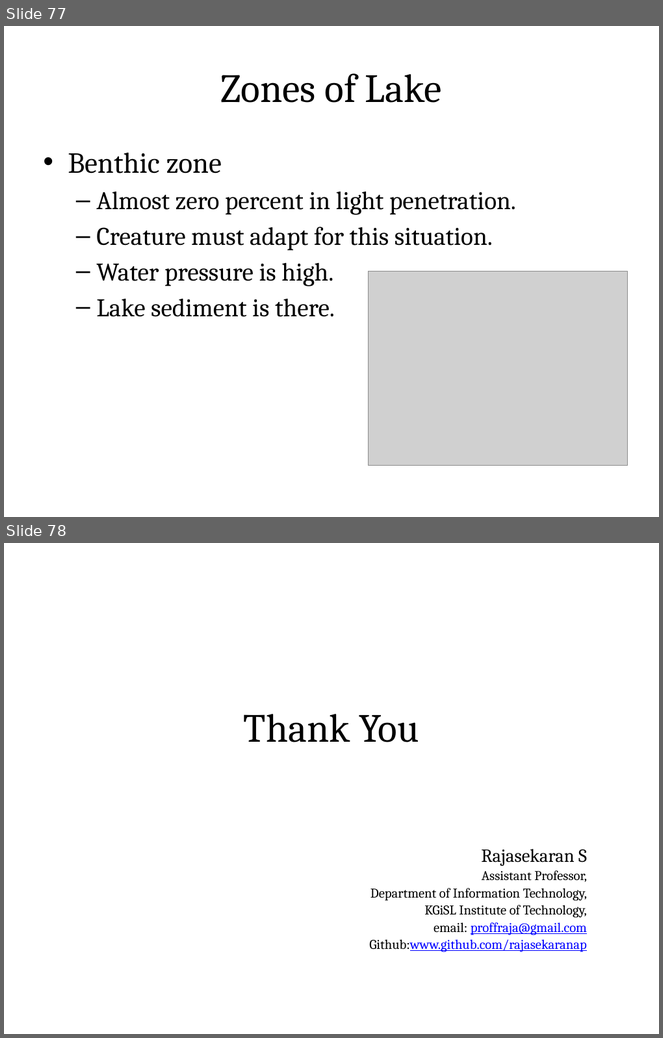
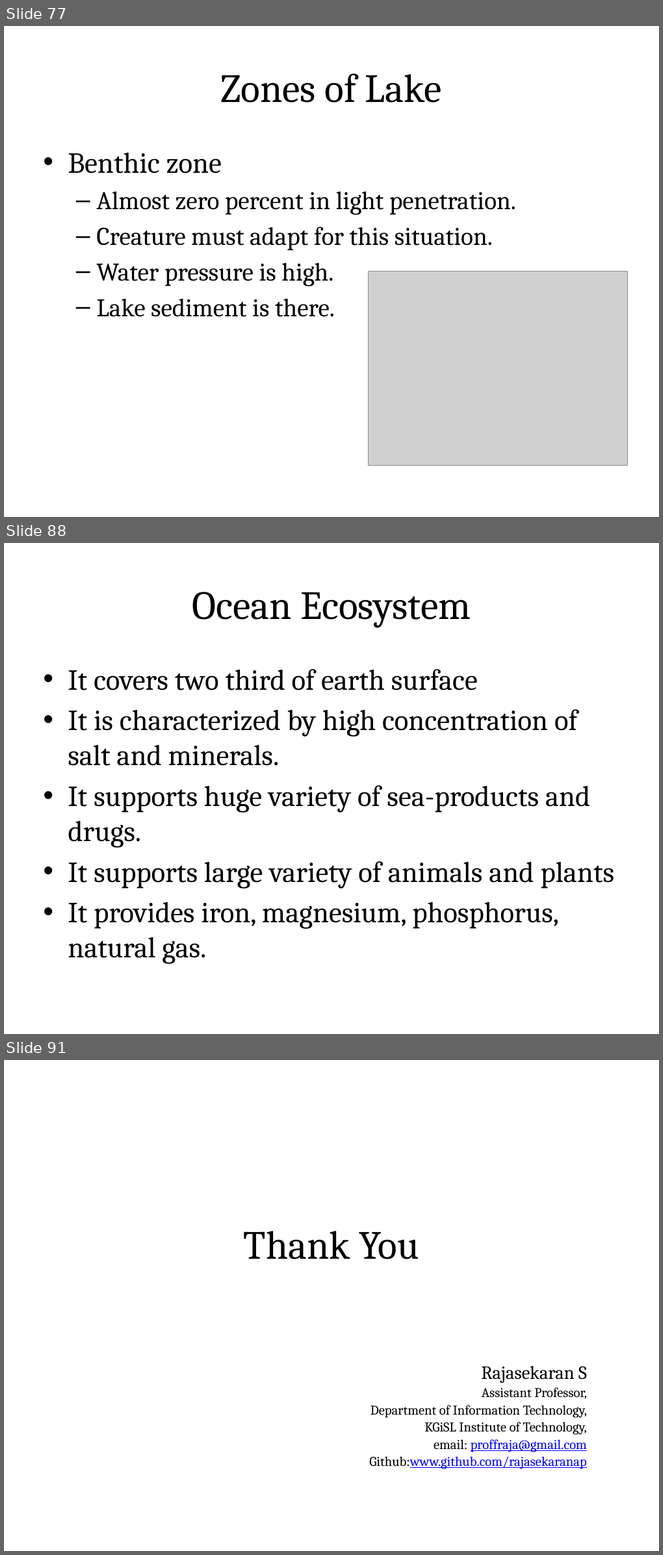
Before and after one commit to rajasekaran36/GE8291-Environmental-Science-and-Engineering, a slide deck: Slides/GE8291-U1.pptx. Shown one above the other, each under a label of ours: slides 77 and 78 before the commit, slides 77, 88 and 91 after it; the slides between them are not shown. The pictures are 663x1038 and 663x1555 pixels, drawn with LibreOffice and Linux fonts; fonts in the diff are those of the drawing; grey boxes stand for pictures. Boxes give left, top, right and bottom in pixels: in the first picture for what was removed or moved away, otherwise in the second. Text is boxed around its words. In the diff, an @@ line names an element or a change of style, - is before the commit and + after.

```diff
--- a/Slides/GE8291-U1.pptx
+++ b/Slides/GE8291-U1.pptx
@@ slide 88 added at <box>4,543,659,1034</box>, background #FFFFFF @@
@@ title added at <box>36,563,627,644</box>, fill gradient #DAFDA7 to #E4FCC2 to #F5FFE7, outline #98B955 0.75 pt, 44 pt, text #000000 @@
+Ocean Ecosystem
@@ text added at <box>68,669,615,964</box>, 32 pt, text #000000 @@
+• It covers two third of earth surface
+• It is characterized by high concentration of salt and minerals.
+• It supports huge variety of sea-products and drugs.
+• It supports large variety of animals and plants
+• It provides iron, magnesium, phosphorus, natural gas.
@@ what was slide 78 is now slide 91 @@
```
Also in this commit, not shown: 12 other slides added, 1 other file.
